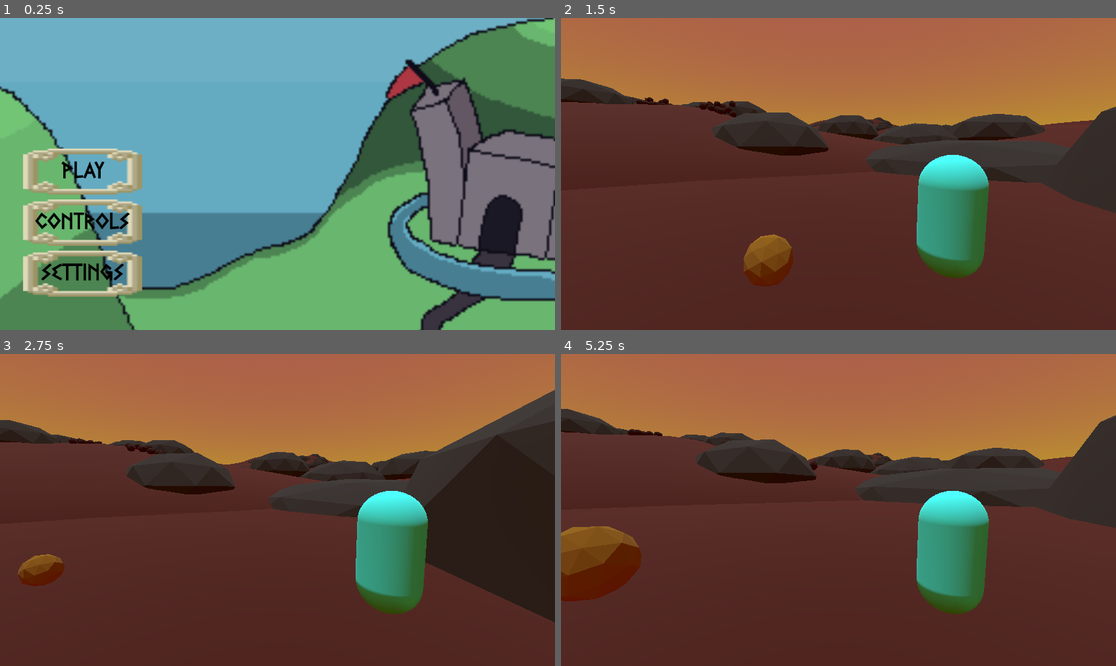
Above: before the commit, frames 1-4 (two rows, left to right).
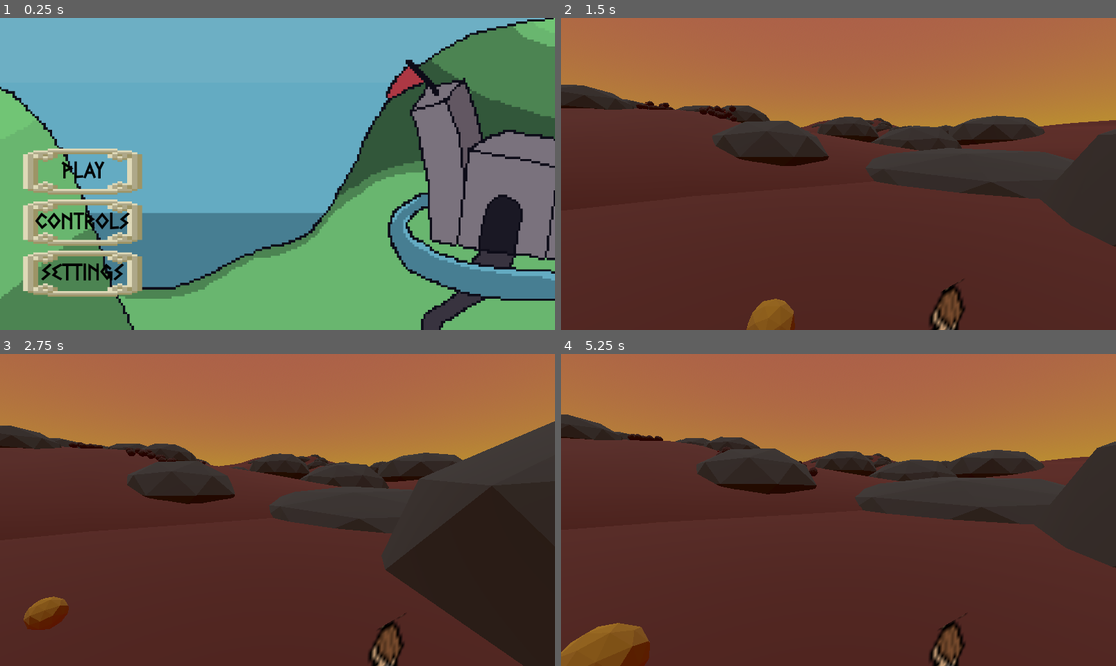
Above: after the commit, the same moments.

Repository: AaryaK05/gmtk-game
Game: Godot game, scene res://scenes/menu.tscn
Same seed, same stepped clock (60 frames per second), same inputs: the game is played once before the commit and once after it.
Inputs:
- Up to frame 1 (0.25 s): no input
- Up to frame 2 (1.5 s): click "Play" at 0.5 s; tap Enter (ui_accept) at 1.25 s; hold Right (ui_right) from 1.28 s (still down); tap G (grab) at 1.35 s
- Up to frame 3 (2.75 s): tap Enter (ui_accept) at 1.52, 2.27 s; release Right (ui_right) at 2.03 s; hold Down (ui_down) from 2.03 s (still down); tap G (grab) at 2.1 s
- Up to frame 4 (5.25 s): release Down (ui_down) at 2.78 s; hold Right (ui_right) 2.78-3.53 s; tap G (grab) every 0.75 s from 2.85 to 5.1 s; hold Up (ui_up) 3.53-4.28 s; tap Enter (ui_accept) at 3.77, 4.52 s; hold Left (ui_left) from 4.28 s (still down)

The runs differ from the first frame. In frame 1, 3.3% of the frame differs, in the area x 0-100%, y 0-100%; in frame 2, 13%; in frame 3, 17%, in the area x 0-100%, y 11-100%; in frame 4, 16%.

Commit message:
minor changes

Diff:
--- a/project.godot
+++ b/project.godot
@@ -56,5 +56,6 @@
 
 [rendering]
 
+textures/canvas_textures/default_texture_filter=0
 renderer/rendering_method="gl_compatibility"
 renderer/rendering_method.mobile="gl_compatibility"
--- a/scenes/game.tscn
+++ b/scenes/game.tscn
@@ -47,6 +47,43 @@
 [sub_resource type="ConcavePolygonShape3D" id="ConcavePolygonShape3D_jva8u"]
 data = PackedVector3Array(1, 0, 1, -1, 0, 1, 1, 0, -1, -1, 0, 1, -1, 0, -1, 1, 0, -1)
 
+[sub_resource type="Animation" id="Animation_3oprj"]
+resource_name = "camer_pan_start"
+length = 2.0
+tracks/0/type = "value"
+tracks/0/imported = false
+tracks/0/enabled = true
+tracks/0/path = NodePath("player/Camera3D:position")
+tracks/0/interp = 1
+tracks/0/loop_wrap = true
+tracks/0/keys = {
+"times": PackedFloat32Array(0, 1.96667),
+"transitions": PackedFloat32Array(1, 1),
+"update": 0,
+"values": [Vector3(-1.55147, 1.47369, 0.888458), Vector3(-1.551, 0.474, 0.888)]
+}
+
+[sub_resource type="Animation" id="Animation_1i5gb"]
+length = 0.001
+tracks/0/type = "value"
+tracks/0/imported = false
+tracks/0/enabled = true
+tracks/0/path = NodePath("player/Camera3D:position")
+tracks/0/interp = 1
+tracks/0/loop_wrap = true
+tracks/0/keys = {
+"times": PackedFloat32Array(0),
+"transitions": PackedFloat32Array(1),
+"update": 0,
+"values": [Vector3(-1.55147, 1.47369, 0.888458)]
+}
+
+[sub_resource type="AnimationLibrary" id="AnimationLibrary_xdcyg"]
+_data = {
+"RESET": SubResource("Animation_1i5gb"),
+"camer_pan_start": SubResource("Animation_3oprj")
+}
+
 [node name="game" type="Node"]
 script = ExtResource("1_olvff")
 
@@ -62,14 +99,14 @@
 transform = Transform3D(1, 0, 0, 0, 1, 0, 0, 0, 1, 2.08629, 35.4482, 0.450868)
 
 [node name="Rock" parent="." instance=ExtResource("5_usuh1")]
-transform = Transform3D(1, 0, 0, 0, 1, 0, 0, 0, 1, 10.8294, 6.91029, 173.919)
+transform = Transform3D(1, 0, 0, 0, 1, 0, 0, 0, 1, 10.8294, 6.59954, 173.919)
 
 [node name="player" parent="." instance=ExtResource("2_ch1h5")]
-transform = Transform3D(1, 0, 0, 0, 1, 0, 0, 0, 1, 10.8294, 7.44832, 175.831)
+transform = Transform3D(1, 0, 0, 0, 1, 0, 0, 0, 1, 10.8294, 6.499, 175.831)
 script = ExtResource("4_vy6fh")
 
 [node name="Camera3D" type="Camera3D" parent="player"]
-transform = Transform3D(0.857167, 0.0493642, -0.512667, 0, 0.995396, 0.0958458, 0.515038, -0.0821558, 0.853221, -1.55147, 0.478958, 0.888453)
+transform = Transform3D(0.857167, 0.0493642, -0.512667, 0, 0.995396, 0.0958457, 0.515038, -0.0821558, 0.853221, -1.55147, 1.47369, 0.888458)
 current = true
 
 [node name="Control" type="Control" parent="player/Camera3D"]
@@ -172,7 +209,7 @@
 transform = Transform3D(1, 0, 0, 0, 1, 0, 0, 0, 1, 1.54462, 36.4411, 0)
 
 [node name="spawnMarker" type="Marker3D" parent="."]
-transform = Transform3D(1, 0, 0, 0, 1, 0, 0, 0, 0.573654, -0.48786, 10.6533, 180.724)
+transform = Transform3D(1, 0, 0, 0, 1, 0, 0, 0, 0.573654, 3.93284, 7.1771, 180.724)
 
 [node name="Background" type="Node3D" parent="."]
 
@@ -252,4 +289,10 @@
 [node name="Node3D" parent="." instance=ExtResource("9_7pqwp")]
 transform = Transform3D(1, 0, 0, 0, 1, 0, 0, 0, 1, 12.4598, 6.09815, 208.245)
 
+[node name="cameraAnimations" type="AnimationPlayer" parent="."]
+libraries = {
+"": SubResource("AnimationLibrary_xdcyg")
+}
+autoplay = "RESET"
+
 [connection signal="pressed" from="player/Camera3D/Control/pauseBtn" to="." method="_on_pause_btn_pressed"]
--- a/scenes/player.tscn
+++ b/scenes/player.tscn
@@ -1,4 +1,9 @@
-[gd_scene load_steps=5 format=3 uid="uid://dsv8ap28bn58"]
+[gd_scene load_steps=10 format=3 uid="uid://dsv8ap28bn58"]
+
+[ext_resource type="Texture2D" uid="uid://codmsw3txetwg" path="res://assets/art/player/sprite_0.png" id="1_k4m1l"]
+[ext_resource type="Texture2D" uid="uid://cieiyeoxtt441" path="res://assets/art/player/sprite_1.png" id="2_jrjhb"]
+[ext_resource type="Texture2D" uid="uid://dd80cf72f8vo7" path="res://assets/art/player/sprite_2.png" id="3_11qr2"]
+[ext_resource type="Texture2D" uid="uid://x704rq7ht6ob" path="res://assets/art/player/sprite_3.png" id="4_8doxt"]
 
 [sub_resource type="CapsuleMesh" id="CapsuleMesh_wbnbc"]
 
@@ -9,10 +14,36 @@
 
 [sub_resource type="CapsuleShape3D" id="CapsuleShape3D_yabjq"]
 
+[sub_resource type="SpriteFrames" id="SpriteFrames_ydvpm"]
+animations = [{
+"frames": [],
+"loop": true,
+"name": &"default",
+"speed": 5.0
+}, {
+"frames": [{
+"duration": 1.0,
+"texture": ExtResource("1_k4m1l")
+}, {
+"duration": 1.0,
+"texture": ExtResource("2_jrjhb")
+}, {
+"duration": 1.0,
+"texture": ExtResource("3_11qr2")
+}, {
+"duration": 1.0,
+"texture": ExtResource("4_8doxt")
+}],
+"loop": true,
+"name": &"walk",
+"speed": 5.0
+}]
+
 [node name="player" type="CharacterBody3D"]
 
 [node name="MeshInstance3D" type="MeshInstance3D" parent="."]
 transform = Transform3D(0.458828, 0, 0, 0, 0.476402, 0, 0, 0, 0.476402, 0, 0, 0)
+visible = false
 mesh = SubResource("CapsuleMesh_wbnbc")
 surface_material_override/0 = SubResource("StandardMaterial3D_kqrl0")
 
@@ -27,3 +58,10 @@
 [node name="CollisionShape3D" type="CollisionShape3D" parent="."]
 transform = Transform3D(0.460428, 0, 0, 0, 0.460428, 0, 0, 0, 0.460428, 0, 0, 0)
 shape = SubResource("CapsuleShape3D_yabjq")
+
+[node name="AnimatedSprite3D" type="AnimatedSprite3D" parent="."]
+transform = Transform3D(4.73848, 0, 0, 0, 4.73848, 0, 0, 0, 4.73848, 0, 0, 0)
+sprite_frames = SubResource("SpriteFrames_ydvpm")
+animation = &"walk"
+frame = 1
+frame_progress = 0.973933
--- a/scripts/game.gd
+++ b/scripts/game.gd
@@ -1,10 +1,12 @@
 extends Node
 #@onready var control: Control = $player/Camera3D/Control
+#@onready var camera_animations: AnimationPlayer = $cameraAnimations
 
 func start_game():
 	if !Globals.playingGame:
 		get_tree().change_scene_to_file("res://scenes/game.tscn")
-#
+		#camera_animations.play("camer_pan_start")
+		Globals.canMove=true
 #func _physics_process(delta: float) -> void:
 	#if Input.is_action_just_pressed("escape"):
 		#_on_pause_btn_pressed()
--- a/scripts/globals.gd
+++ b/scripts/globals.gd
@@ -7,6 +7,7 @@
 var respawnRocks=true
 var playingGame=false
 var pausedGame=false
+var canMove=false
 
 func _physics_process(delta: float) -> void:
 	if Globals.weight>=Globals.totalWeight:
--- a/scripts/player.gd
+++ b/scripts/player.gd
@@ -5,13 +5,13 @@
 #@onready var animation_player: AnimationPlayer = $AnimationPlayer
 @onready var slingy: Node3D = $"../slingy"
 @onready var spawn_marker: Marker3D = $"../spawnMarker"
+@onready var animated_sprite_3d: AnimatedSprite3D = $AnimatedSprite3D
 
 var joint: Generic6DOFJoint3D
 const SPEED = 5.0
 const JUMP_VELOCITY = 4.5
 var push_force=80.0
 var grabbing:bool
-var canMove=true
 var timer=Timer.new()
 var camera_offset=Vector3(-1.551,0.479,0.888)
 
@@ -22,7 +22,7 @@
 func _physics_process(delta: float) -> void:
 	# Add the gravity.
 	#print(canMove)
-	if canMove:
+	if Globals.canMove:
 		if not is_on_floor():
 			velocity += get_gravity() * delta
 
@@ -36,9 +36,11 @@
 		var direction := (transform.basis * Vector3(input_dir.x, 0, input_dir.y)).normalized()
 		#print(direction)
 		if direction:
+			animated_sprite_3d.play("walk")
 			velocity.x = direction.x * SPEED
 			velocity.z = direction.z * SPEED
 		else:
+			animated_sprite_3d.stop()
 			velocity.x = move_toward(velocity.x, 0, SPEED)
 			velocity.z = move_toward(velocity.z, 0, SPEED)
 
@@ -59,7 +61,7 @@
 	if Globals.throw_ball:
 		Globals.throw_ball=false
 		#stop player from moving
-		canMove=false
+		Globals.canMove=false
 		#Camera view for throwing the ball
 		camera_view()
 		#after 3 seconds get spawn position
@@ -91,7 +93,7 @@
 	self.global_transform.origin = spawn_marker.global_transform.origin
 	#print(spawn_marker.transform.origin)
 	#print(self.position)
-	self.canMove=true
+	Globals.canMove=true
 	Globals.gateHit=false
 	if !Globals.gateHit:
 		rock.spawn_rock()
Binary file added: assets/art/player/sprite_0.png
Not shown, added: assets/art/player/sprite_0.png.import
Binary file added: assets/art/player/sprite_1.png
Not shown, added: assets/art/player/sprite_1.png.import
Binary file added: assets/art/player/sprite_2.png
Not shown, added: assets/art/player/sprite_2.png.import
Binary file added: assets/art/player/sprite_3.png
Not shown, added: assets/art/player/sprite_3.png.import
Not shown: 1 places in scenes/game.tscn that only renumber resources
